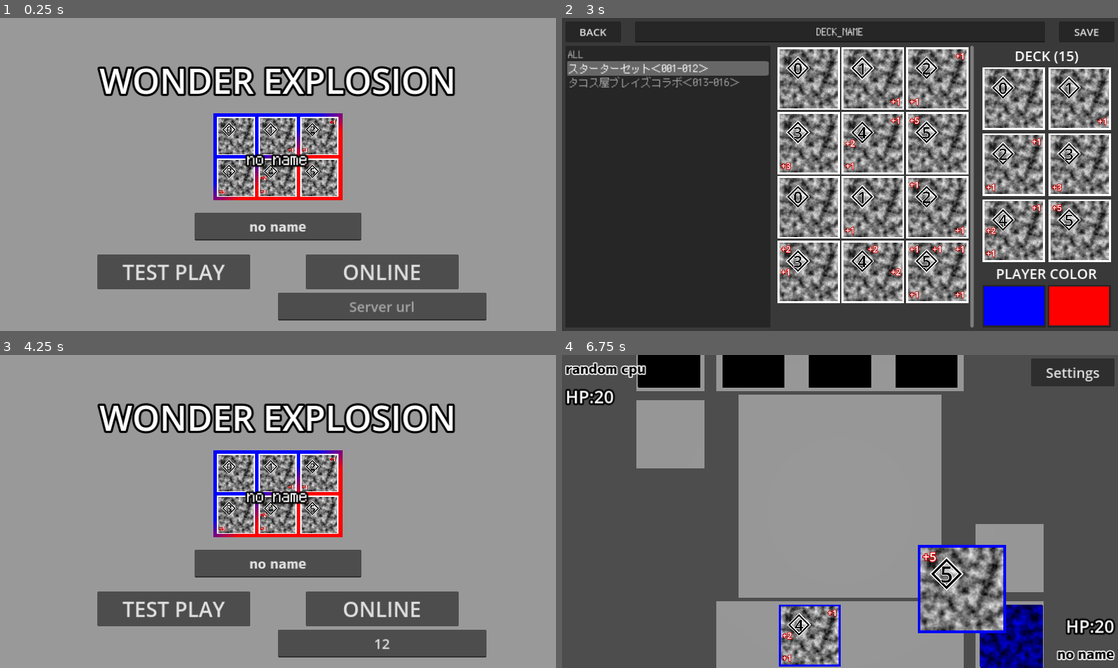
Above: before the commit, frames 1-4 (two rows, left to right).
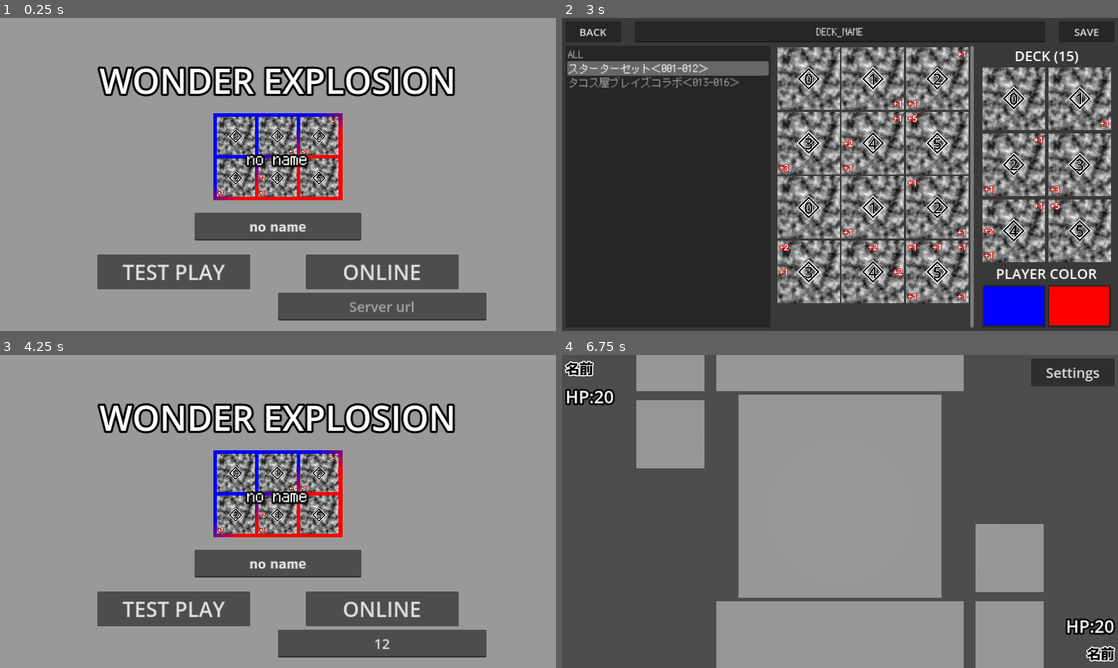
Above: after the commit, the same moments.

Repository: Juna-Idler/WonderExplosion
Game: Godot game, scene res://main.tscn
Same seed, same stepped clock (60 frames per second), same inputs: the game is played once before the commit and once after it.
Inputs (mouse positions are in pixels of both pictures, inside the frame that each line leads up to):
- Up to frame 1 (0.25 s): no input
- Up to frame 2 (3 s): click (945, 305) at 0.52 s; type "12" at 0.6 s; click "ONLINE" at 1.25 s; click (840, 268) at 2.02 s; type "12" at 2.1 s; click (840, 155) at 2.75 s
- Up to frame 3 (4.25 s): click "BACK" at 3.5 s
- Up to frame 4 (6.75 s): click "TEST PLAY" at 4.25 s; move the mouse to (962, 495) at 5.02 s; click (962, 495) at 5.17 s; drag from (728, 527) to (812, 574) at 5.77 s; move the mouse to (895, 442) at 6.52 s; click (895, 442) at 6.67 s

The runs differ from the first frame. In frame 1, 2.7% of the frame differs, in the area x 39-61%, y 31-58%; in frame 2, 23%, in the area x 38-99%, y 9-92%; in frame 3, 2.7%; in frame 4, 12%.
Error after the commit: Parse Error: Preload file "res://card_images/全裏面_びっくりボンバー.jpg" does not exist. (res://match/player.gd:46)

Commit message:
ファイルからのカード画像を表示できるように
画像フォルダはとりあえずgitignoreしてます。

Diff:
--- a/build/build.gd
+++ b/build/build.gd
@@ -76,7 +76,7 @@
 		var data := Global.card_list.get_card_data(id)
 		var texture := CARD_TEXTURE.instantiate()
 		add_child(texture)
-		texture.initialize(data,Color.WHITE,null,false)
+		texture.initialize(data,Color.WHITE,0)
 		card_textures[id] = texture.get_texture()
 	return card_textures[id]
 
--- /dev/null
+++ b/card/back_texture.gd
@@ -0,0 +1,13 @@
+extends SubViewport
+
+@onready var frame_color = $FrameColor
+@onready var texture_rect = $TextureRect
+@onready var cover_color = $TextureRect/CoverColor
+
+func initialize(color : Color,image : Texture2D,frame_width : float):
+	frame_color.color = color
+	cover_color.color = Color(color,0.5)
+	texture_rect.texture = image
+	var ratio := 1.0 - frame_width / 256.0
+	texture_rect.scale = Vector2.ONE * ratio
+	render_target_update_mode = SubViewport.UPDATE_ONCE
--- /dev/null
+++ b/card/back_texture.tscn
@@ -0,0 +1,32 @@
+[gd_scene load_steps=2 format=3 uid="uid://c6fg3dcmaps1w"]
+
+[ext_resource type="Script" path="res://card/back_texture.gd" id="1_b12ny"]
+
+[node name="BackTexture" type="SubViewport"]
+render_target_update_mode = 1
+script = ExtResource("1_b12ny")
+
+[node name="FrameColor" type="ColorRect" parent="."]
+anchors_preset = 15
+anchor_right = 1.0
+anchor_bottom = 1.0
+grow_horizontal = 2
+grow_vertical = 2
+color = Color(1, 1, 1, 0.501961)
+
+[node name="TextureRect" type="TextureRect" parent="."]
+anchors_preset = 15
+anchor_right = 1.0
+anchor_bottom = 1.0
+grow_horizontal = 2
+grow_vertical = 2
+pivot_offset = Vector2(256, 256)
+
+[node name="CoverColor" type="ColorRect" parent="TextureRect"]
+layout_mode = 1
+anchors_preset = 15
+anchor_right = 1.0
+anchor_bottom = 1.0
+grow_horizontal = 2
+grow_vertical = 2
+color = Color(1, 1, 1, 0.501961)
--- a/match/card.gd
+++ b/card/card.gd
@@ -18,10 +18,10 @@
 	tween = create_tween()
 	tween.kill()
 
-func initialize(color : Color,opponent : bool):
+func initialize(back_texture : Texture2D,opponent : bool):
 	data = null
 	var material := $BackSide.material_override as StandardMaterial3D
-	material.albedo_color = color
+	material.albedo_texture = back_texture
 	label_3d.hide()
 	if opponent:
 		label_3d.rotation.y = -PI
@@ -31,7 +31,7 @@
 	var material := $FrontSide.material_override as StandardMaterial3D
 	material.albedo_texture = texture
 
-const DISABLE_CARD_OVERLAY_MATERIAL = preload("res://match/disable_card_overlay_material.tres")
+const DISABLE_CARD_OVERLAY_MATERIAL = preload("res://card/disable_card_overlay_material.tres")
 func set_disable():
 	$FrontSide.material_overlay = DISABLE_CARD_OVERLAY_MATERIAL
 
--- a/match/card.tscn
+++ b/card/card.tscn
@@ -1,6 +1,7 @@
-[gd_scene load_steps=9 format=3 uid="uid://doihe6s8ni0c7"]
+[gd_scene load_steps=8 format=3 uid="uid://doihe6s8ni0c7"]
 
-[ext_resource type="Script" path="res://match/card.gd" id="1_cesyu"]
+[ext_resource type="Script" path="res://card/card.gd" id="1_camgo"]
+[ext_resource type="Texture2D" uid="uid://c1fpgfv5viryg" path="res://card_images/全裏面_びっくりボンバー.jpg" id="2_q8qtt"]
 
 [sub_resource type="BoxShape3D" id="BoxShape3D_ybhtf"]
 size = Vector3(1, 0.01, 1)
@@ -12,22 +13,16 @@
 [sub_resource type="PlaneMesh" id="PlaneMesh_1tp18"]
 size = Vector2(1, 1)
 
-[sub_resource type="FastNoiseLite" id="FastNoiseLite_ropx7"]
-
-[sub_resource type="NoiseTexture2D" id="NoiseTexture2D_t7vl5"]
-noise = SubResource("FastNoiseLite_ropx7")
-
 [sub_resource type="StandardMaterial3D" id="StandardMaterial3D_fnkq8"]
 resource_local_to_scene = true
 shading_mode = 0
-albedo_texture = SubResource("NoiseTexture2D_t7vl5")
+albedo_texture = ExtResource("2_q8qtt")
 
 [sub_resource type="PlaneMesh" id="PlaneMesh_mt68h"]
-flip_faces = true
 size = Vector2(1, 1)
 
 [node name="Card" type="Area3D"]
-script = ExtResource("1_cesyu")
+script = ExtResource("1_camgo")
 
 [node name="CollisionShape3D" type="CollisionShape3D" parent="."]
 shape = SubResource("BoxShape3D_ybhtf")
@@ -38,6 +33,7 @@
 skeleton = NodePath("")
 
 [node name="BackSide" type="MeshInstance3D" parent="."]
+transform = Transform3D(-1, 8.74228e-08, 0, -8.74228e-08, -1, 0, 0, 0, 1, 0, 0, 0)
 material_override = SubResource("StandardMaterial3D_fnkq8")
 mesh = SubResource("PlaneMesh_mt68h")
 skeleton = NodePath("")
--- a/card/card_face.gd
+++ b/card/card_face.gd
@@ -7,24 +7,21 @@
 
 
 
-func initialize(card_data : CardList.CardData,color : Color,texture : Texture2D,_opponent : bool):
-	%LabelPower.text = str(card_data.power)
-
-	var leak_labels := [%Label2,%Label3,%Label5,%Label8,%Label7,%Label6,%Label4,%Label1]
-	for i in 8:
-		var l := card_data.arrows[i]
-		if l > 0:
-			leak_labels[i].text = "+%d" % l
-		elif l < 0:
-			leak_labels[i].text = str(l)
-		else:
-			leak_labels[i].text = ""
-		#if opponent:
-			#leak_labels[i].rotation = PI
-	%ColorRect.color = color
-	if texture:
-		%TextureRect.texture = texture
-
-	#if opponent:
-		#%LabelPower.rotation = PI
-		#%LabelSpell.rotation = PI
+func initialize(card_data : CardList.CardData):
+	var image_path := "res://card_images/%03d.jpg" % card_data.id
+	var image := load(image_path)
+	if image:
+		%TextureRect.texture = image
+		%Power.hide()
+	else:
+		%Power.show()
+		%LabelPower.text = str(card_data.power)
+		var leak_labels := [%Label2,%Label3,%Label5,%Label8,%Label7,%Label6,%Label4,%Label1]
+		for i in 8:
+			var l := card_data.arrows[i]
+			if l > 0:
+				leak_labels[i].text = "+%d" % l
+			elif l < 0:
+				leak_labels[i].text = str(l)
+			else:
+				leak_labels[i].text = ""
--- a/card/card_face.tscn
+++ b/card/card_face.tscn
@@ -24,37 +24,23 @@
 offset_bottom = 512.0
 script = ExtResource("1_2tdc2")
 
-[node name="ColorRect" type="ColorRect" parent="."]
-unique_name_in_owner = true
-layout_mode = 1
-anchors_preset = 15
-anchor_right = 1.0
-anchor_bottom = 1.0
-grow_horizontal = 2
-grow_vertical = 2
-mouse_filter = 2
-color = Color(1, 0, 0, 1)
-
-[node name="MarginContainer" type="MarginContainer" parent="ColorRect"]
-layout_mode = 1
-anchors_preset = 15
-anchor_right = 1.0
-anchor_bottom = 1.0
-grow_horizontal = 2
-grow_vertical = 2
-theme_override_constants/margin_left = 16
-theme_override_constants/margin_top = 16
-theme_override_constants/margin_right = 16
-theme_override_constants/margin_bottom = 16
-
-[node name="TextureRect" type="TextureRect" parent="ColorRect/MarginContainer"]
-unique_name_in_owner = true
-layout_mode = 2
+[node name="TextureRect" type="TextureRect" parent="."]
+unique_name_in_owner = true
+layout_mode = 2
+offset_right = 512.0
+offset_bottom = 512.0
 texture = SubResource("NoiseTexture2D_qjw38")
 expand_mode = 1
 stretch_mode = 4
 
-[node name="Leaks" type="Control" parent="ColorRect/MarginContainer/TextureRect"]
+[node name="Power" type="Control" parent="."]
+unique_name_in_owner = true
+layout_mode = 2
+anchors_preset = 0
+offset_right = 512.0
+offset_bottom = 512.0
+
+[node name="Leaks" type="Control" parent="Power"]
 layout_mode = 1
 anchors_preset = 15
 anchor_right = 1.0
@@ -63,7 +49,7 @@
 grow_vertical = 2
 pivot_offset = Vector2(240, 240)
 
-[node name="Label1" type="Label" parent="ColorRect/MarginContainer/TextureRect/Leaks"]
+[node name="Label1" type="Label" parent="Power/Leaks"]
 unique_name_in_owner = true
 layout_mode = 2
 offset_right = 107.0
@@ -75,46 +61,57 @@
 horizontal_alignment = 1
 vertical_alignment = 1
 
-[node name="Label2" type="Label" parent="ColorRect/MarginContainer/TextureRect/Leaks"]
-unique_name_in_owner = true
-layout_mode = 2
-offset_left = 187.0
-offset_right = 294.0
+[node name="Label2" type="Label" parent="Power/Leaks"]
+unique_name_in_owner = true
+layout_mode = 1
+anchors_preset = 5
+anchor_left = 0.5
+anchor_right = 0.5
+offset_left = -53.5
+offset_right = 53.5
 offset_bottom = 107.0
-size_flags_horizontal = 3
-size_flags_vertical = 3
-text = "+0"
-label_settings = SubResource("LabelSettings_gmlu3")
-horizontal_alignment = 1
-vertical_alignment = 1
-
-[node name="Label3" type="Label" parent="ColorRect/MarginContainer/TextureRect/Leaks"]
-unique_name_in_owner = true
-layout_mode = 2
-offset_left = 374.0
-offset_right = 480.0
+grow_horizontal = 2
+size_flags_horizontal = 3
+size_flags_vertical = 3
+text = "+0"
+label_settings = SubResource("LabelSettings_gmlu3")
+horizontal_alignment = 1
+vertical_alignment = 1
+
+[node name="Label3" type="Label" parent="Power/Leaks"]
+unique_name_in_owner = true
+layout_mode = 1
+anchors_preset = 1
+anchor_left = 1.0
+anchor_right = 1.0
+offset_left = -106.0
 offset_bottom = 107.0
-size_flags_horizontal = 3
-size_flags_vertical = 3
-text = "+0"
-label_settings = SubResource("LabelSettings_gmlu3")
-horizontal_alignment = 1
-vertical_alignment = 1
-
-[node name="Label4" type="Label" parent="ColorRect/MarginContainer/TextureRect/Leaks"]
-unique_name_in_owner = true
-layout_mode = 2
-offset_top = 187.0
+grow_horizontal = 0
+size_flags_horizontal = 3
+size_flags_vertical = 3
+text = "+0"
+label_settings = SubResource("LabelSettings_gmlu3")
+horizontal_alignment = 1
+vertical_alignment = 1
+
+[node name="Label4" type="Label" parent="Power/Leaks"]
+unique_name_in_owner = true
+layout_mode = 1
+anchors_preset = 4
+anchor_top = 0.5
+anchor_bottom = 0.5
+offset_top = -53.5
 offset_right = 107.0
-offset_bottom = 294.0
-size_flags_horizontal = 3
-size_flags_vertical = 3
-text = "+0"
-label_settings = SubResource("LabelSettings_gmlu3")
-horizontal_alignment = 1
-vertical_alignment = 1
-
-[node name="Blank" type="Label" parent="ColorRect/MarginContainer/TextureRect/Leaks"]
+offset_bottom = 53.5
+grow_vertical = 2
+size_flags_horizontal = 3
+size_flags_vertical = 3
+text = "+0"
+label_settings = SubResource("LabelSettings_gmlu3")
+horizontal_alignment = 1
+vertical_alignment = 1
+
+[node name="Blank" type="Label" parent="Power/Leaks"]
 layout_mode = 2
 offset_left = 187.0
 offset_top = 187.0
@@ -125,77 +122,97 @@
 horizontal_alignment = 1
 vertical_alignment = 1
 
-[node name="Label5" type="Label" parent="ColorRect/MarginContainer/TextureRect/Leaks"]
-unique_name_in_owner = true
-layout_mode = 2
-offset_left = 374.0
-offset_top = 187.0
-offset_right = 480.0
-offset_bottom = 294.0
-size_flags_horizontal = 3
-size_flags_vertical = 3
-text = "+0"
-label_settings = SubResource("LabelSettings_gmlu3")
-horizontal_alignment = 1
-vertical_alignment = 1
-
-[node name="Label6" type="Label" parent="ColorRect/MarginContainer/TextureRect/Leaks"]
-unique_name_in_owner = true
-layout_mode = 2
-offset_top = 374.0
+[node name="Label5" type="Label" parent="Power/Leaks"]
+unique_name_in_owner = true
+layout_mode = 1
+anchors_preset = 6
+anchor_left = 1.0
+anchor_top = 0.5
+anchor_right = 1.0
+anchor_bottom = 0.5
+offset_left = -106.0
+offset_top = -53.5
+offset_bottom = 53.5
+grow_horizontal = 0
+grow_vertical = 2
+size_flags_horizontal = 3
+size_flags_vertical = 3
+text = "+0"
+label_settings = SubResource("LabelSettings_gmlu3")
+horizontal_alignment = 1
+vertical_alignment = 1
+
+[node name="Label6" type="Label" parent="Power/Leaks"]
+unique_name_in_owner = true
+layout_mode = 1
+anchors_preset = 2
+anchor_top = 1.0
+anchor_bottom = 1.0
+offset_top = -106.0
 offset_right = 107.0
-offset_bottom = 480.0
-size_flags_horizontal = 3
-size_flags_vertical = 3
-text = "+0"
-label_settings = SubResource("LabelSettings_gmlu3")
-horizontal_alignment = 1
-vertical_alignment = 1
-
-[node name="Label7" type="Label" parent="ColorRect/MarginContainer/TextureRect/Leaks"]
-unique_name_in_owner = true
-layout_mode = 2
-offset_left = 187.0
-offset_top = 374.0
-offset_right = 294.0
-offset_bottom = 480.0
-size_flags_horizontal = 3
-size_flags_vertical = 3
-text = "+0"
-label_settings = SubResource("LabelSettings_gmlu3")
-horizontal_alignment = 1
-vertical_alignment = 1
-
-[node name="Label8" type="Label" parent="ColorRect/MarginContainer/TextureRect/Leaks"]
-unique_name_in_owner = true
-layout_mode = 2
-offset_left = 374.0
-offset_top = 374.0
-offset_right = 480.0
-offset_bottom = 480.0
-size_flags_horizontal = 3
-size_flags_vertical = 3
-text = "+0"
-label_settings = SubResource("LabelSettings_gmlu3")
-horizontal_alignment = 1
-vertical_alignment = 1
-
-[node name="Control" type="Control" parent="ColorRect/MarginContainer/TextureRect"]
+grow_vertical = 0
+size_flags_horizontal = 3
+size_flags_vertical = 3
+text = "+0"
+label_settings = SubResource("LabelSettings_gmlu3")
+horizontal_alignment = 1
+vertical_alignment = 1
+
+[node name="Label7" type="Label" parent="Power/Leaks"]
+unique_name_in_owner = true
+layout_mode = 1
+anchors_preset = 7
+anchor_left = 0.5
+anchor_top = 1.0
+anchor_right = 0.5
+anchor_bottom = 1.0
+offset_left = -53.5
+offset_top = -106.0
+offset_right = 53.5
+grow_horizontal = 2
+grow_vertical = 0
+size_flags_horizontal = 3
+size_flags_vertical = 3
+text = "+0"
+label_settings = SubResource("LabelSettings_gmlu3")
+horizontal_alignment = 1
+vertical_alignment = 1
+
+[node name="Label8" type="Label" parent="Power/Leaks"]
+unique_name_in_owner = true
+layout_mode = 1
+anchors_preset = 3
+anchor_left = 1.0
+anchor_top = 1.0
+anchor_right = 1.0
+anchor_bottom = 1.0
+offset_left = -106.0
+offset_top = -106.0
+grow_horizontal = 0
+grow_vertical = 0
+size_flags_horizontal = 3
+size_flags_vertical = 3
+text = "+0"
+label_settings = SubResource("LabelSettings_gmlu3")
+horizontal_alignment = 1
+vertical_alignment = 1
+
+[node name="Control" type="Control" parent="Power"]
 layout_mode = 1
 anchors_preset = 8
 anchor_left = 0.5
 anchor_top = 0.5
 anchor_right = 0.5
 anchor_bottom = 0.5
-offset_left = -152.0
-offset_top = -152.0
-offset_right = -24.0
-offset_bottom = -24.0
+offset_left = -64.0
+offset_top = -64.0
+offset_right = 64.0
+offset_bottom = 64.0
 grow_horizontal = 2
 grow_vertical = 2
 pivot_offset = Vector2(64, 64)
 
-[node name="Line2D" type="Line2D" parent="ColorRect/MarginContainer/TextureRect/Control"]
+[node name="Line2D" type="Line2D" parent="Power/Control"]
 position = Vector2(64, 64)
 scale = Vector2(1.25, 1.25)
 points = PackedVector2Array(0, -64, 64, 0, 0, 64, -64, 0, 0, -64)
@@ -205,7 +222,7 @@
 antialiased = true
 metadata/_edit_lock_ = true
 
-[node name="Line2D2" type="Line2D" parent="ColorRect/MarginContainer/TextureRect/Control/Line2D"]
+[node name="Line2D2" type="Line2D" parent="Power/Control/Line2D"]
 points = PackedVector2Array(0, -64, 64, 0, 0, 64, -64, 0, 0, -64)
 default_color = Color(0, 0, 0, 1)
 begin_cap_mode = 1
@@ -213,7 +230,7 @@
 antialiased = true
 metadata/_edit_lock_ = true
 
-[node name="LabelPower" type="Label" parent="ColorRect/MarginContainer/TextureRect/Control"]
+[node name="LabelPower" type="Label" parent="Power/Control"]
 unique_name_in_owner = true
 layout_mode = 1
 anchors_preset = 15
--- a/card/card_texture.gd
+++ b/card/card_texture.gd
@@ -4,11 +4,15 @@
 
 var data : CardList.CardData
 
-@onready var card_face = $CardFace
+@onready var card_face : Control = $CardFace
+@onready var color_rect = $ColorRect
 
 
-func initialize(card_data : CardList.CardData,color : Color,texture : Texture2D,opponent : bool):
+func initialize(card_data : CardList.CardData,color : Color,frame_width : float):
 	assert(card_data != null)
 	data = card_data
-	card_face.initialize(card_data,color,texture,opponent)
+	color_rect.color = color
+	card_face.initialize(card_data)
+	var ratio := 1.0 - frame_width / 256.0
+	card_face.scale = Vector2.ONE * ratio
 	render_target_update_mode = SubViewport.UPDATE_ONCE
--- a/card/card_texture.tscn
+++ b/card/card_texture.tscn
@@ -7,4 +7,10 @@
 render_target_update_mode = 1
 script = ExtResource("1_mffnr")
 
+[node name="ColorRect" type="ColorRect" parent="."]
+offset_right = 512.0
+offset_bottom = 512.0
+
 [node name="CardFace" parent="." instance=ExtResource("2_t8d3s")]
+scale = Vector2(0.938, 0.938)
+pivot_offset = Vector2(256, 256)
--- a/card/deck_set_label.gd
+++ b/card/deck_set_label.gd
@@ -11,7 +11,7 @@
 func initialize(deck : Deck):
 	deck_set = deck
 	for i in deck_set.cards.size():
-		faces[i].initialize(Global.card_list.get_card_data(deck_set.cards[i]),Color.WHITE,null,false)
+		faces[i].initialize(Global.card_list.get_card_data(deck_set.cards[i]))
 	label.text = deck_set.name
 	var texture := texture_rect.texture as GradientTexture2D
 	texture.gradient.colors[0] = deck_set.primary_color
--- a/main.gd
+++ b/main.gd
@@ -54,7 +54,8 @@
 
 func _on_button_pressed():
 	offline_server.initialize(player_name,player_deck.cards,player_deck.cards,
-			[player_deck.primary_color,player_deck.secondary_color],[Color.BLACK,Color.WHITE])
+			[player_deck.primary_color,player_deck.secondary_color],
+			[player_deck.secondary_color,player_deck.primary_color])
 	match_scene.set_process(true)
 	match_scene.initialize(offline_server)
 	match_ui_layer.show()
--- a/match/player.gd
+++ b/match/player.gd
@@ -15,6 +15,7 @@
 @onready var cards : Array[Card] = [$Card1,$Card2,$Card3,$Card4,$Card5,$Card6]
 @onready var battle_point : Node3D = $BattlePoint
 @onready var raised_point : Node3D = $RaisedPoint
+@onready var back_texture : SubViewport = $BackTexture
 
 @export var audio_stream_player : AudioStreamPlayer
 
@@ -41,6 +42,10 @@
 		remove_child(v)
 		v.queue_free()
 	card_textures.clear()
+
+	const back_image = preload("res://card_images/全裏面_びっくりボンバー.jpg")
+	back_texture.initialize(color,back_image,32)
+
 	player_name = p_name
 	player_color = color
 	life = 20
@@ -51,7 +56,7 @@
 	opponent_layout = opponent
 	for i in cards.size():
 		var card := cards[i]
-		card.initialize(color,opponent)
+		card.initialize(back_texture.get_texture(),opponent)
 		card.position = stock_area.position
 		card.position.y = 0.01 * (i + 1)
 		card.rotation = Vector3(0,0,-PI)
@@ -208,6 +213,6 @@
 	if not card_textures.has(card_id):
 		var ct := CardTextureScene.instantiate()
 		add_child(ct)
-		ct.initialize(data,player_color,null,opponent_layout)
+		ct.initialize(data,player_color,32)
 		card_textures[card_id] = ct
 	card.set_open_data(data,card_textures.get(card_id).get_texture())
--- a/match/player.tscn
+++ b/match/player.tscn
@@ -1,7 +1,8 @@
-[gd_scene load_steps=5 format=3 uid="uid://06ja2k1os3h3"]
+[gd_scene load_steps=6 format=3 uid="uid://06ja2k1os3h3"]
 
 [ext_resource type="Script" path="res://match/player.gd" id="1_jhdos"]
-[ext_resource type="PackedScene" uid="uid://doihe6s8ni0c7" path="res://match/card.tscn" id="2_qp60k"]
+[ext_resource type="PackedScene" uid="uid://doihe6s8ni0c7" path="res://card/card.tscn" id="2_kkirn"]
+[ext_resource type="PackedScene" uid="uid://c6fg3dcmaps1w" path="res://card/back_texture.tscn" id="3_7ok0n"]
 
 [sub_resource type="PlaneMesh" id="PlaneMesh_r11b5"]
 size = Vector2(4, 1.1)
@@ -24,22 +25,22 @@
 transform = Transform3D(1, 0, 0, 0, 1, 0, 0, 0, 1, 2.75, 0, 1)
 mesh = SubResource("PlaneMesh_in685")
 
-[node name="Card1" parent="." instance=ExtResource("2_qp60k")]
+[node name="Card1" parent="." instance=ExtResource("2_kkirn")]
 transform = Transform3D(-1, 8.74228e-08, 0, -8.74228e-08, -1, 0, 0, 0, 1, 2.75, 0.01, 2.25)
 
-[node name="Card2" parent="." instance=ExtResource("2_qp60k")]
+[node name="Card2" parent="." instance=ExtResource("2_kkirn")]
 transform = Transform3D(-1, 8.74228e-08, 0, -8.74228e-08, -1, 0, 0, 0, 1, 2.75, 0.01, 2.25)
 
-[node name="Card3" parent="." instance=ExtResource("2_qp60k")]
+[node name="Card3" parent="." instance=ExtResource("2_kkirn")]
 transform = Transform3D(-1, 8.74228e-08, 0, -8.74228e-08, -1, 0, 0, 0, 1, 2.75, 0.01, 2.25)
 
-[node name="Card4" parent="." instance=ExtResource("2_qp60k")]
+[node name="Card4" parent="." instance=ExtResource("2_kkirn")]
 transform = Transform3D(-1, 8.74228e-08, 0, -8.74228e-08, -1, 0, 0, 0, 1, 2.75, 0.01, 2.25)
 
-[node name="Card5" parent="." instance=ExtResource("2_qp60k")]
+[node name="Card5" parent="." instance=ExtResource("2_kkirn")]
 transform = Transform3D(-1, 8.74228e-08, 0, -8.74228e-08, -1, 0, 0, 0, 1, 2.75, 0.01, 2.25)
 
-[node name="Card6" parent="." instance=ExtResource("2_qp60k")]
+[node name="Card6" parent="." instance=ExtResource("2_kkirn")]
 transform = Transform3D(-1, 8.74228e-08, 0, -8.74228e-08, -1, 0, 0, 0, 1, 2.75, 0.01, 2.25)
 
 [node name="BattlePoint" type="Node3D" parent="."]
@@ -47,3 +48,5 @@
 
 [node name="RaisedPoint" type="Node3D" parent="."]
 transform = Transform3D(1, 0, 0, 0, 1, 0, 0, 0, 1, 0, 1, 1.25)
+
+[node name="BackTexture" parent="." instance=ExtResource("3_7ok0n")]
Renamed: match/disable_card_overlay_material.tres -> card/disable_card_overlay_material.tres
